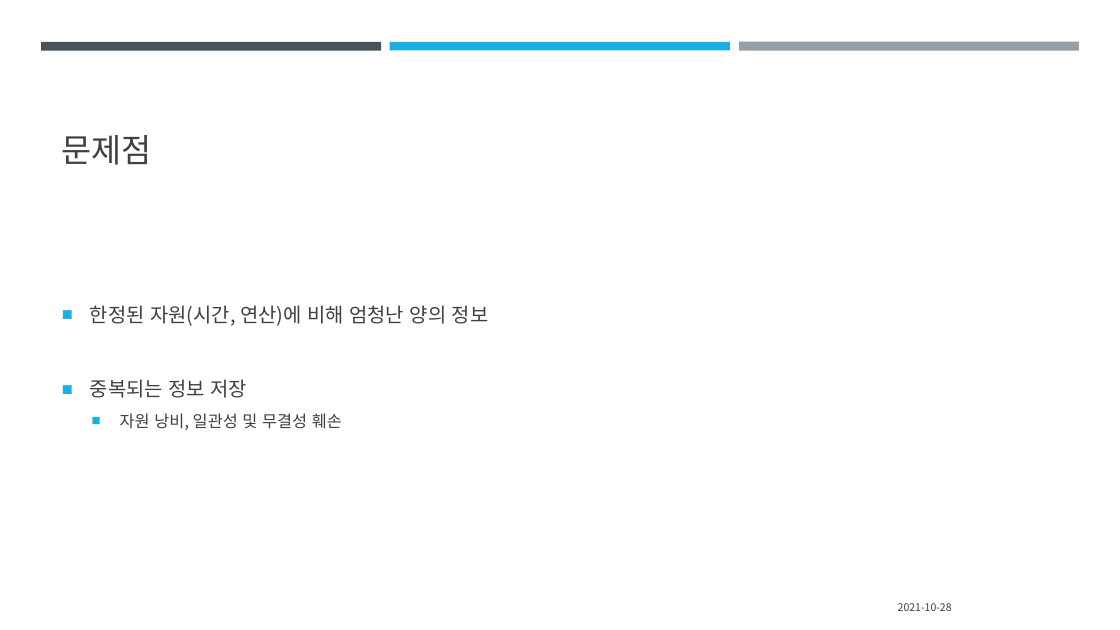
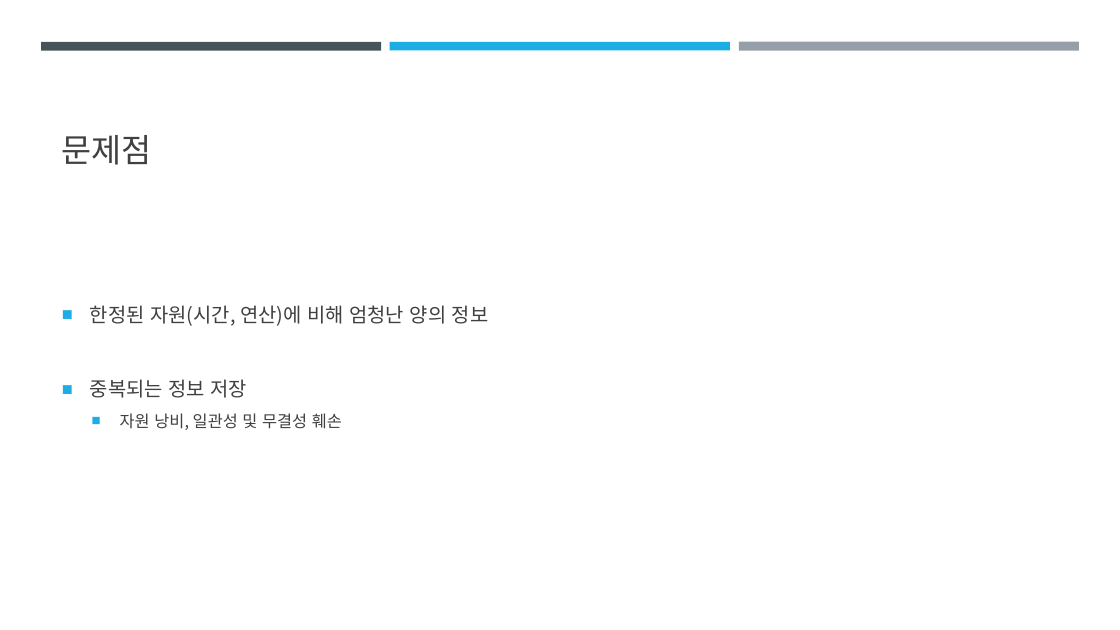
Before and after one commit to Niiok/inha_2021, a slide deck: slide 12 of Saturday/Oct30.pptx. Drawn at 1120x630 pixels with LibreOffice and Linux fonts; fonts in the diff are those of the drawing. Boxes give left, top, right and bottom in pixels: in the first picture for what was removed or moved away, otherwise in the second. Text is boxed around its words. In the diff, an @@ line names an element or a change of style, - is before the commit and + after.

```diff
--- a/Saturday/Oct30.pptx
+++ b/Saturday/Oct30.pptx
@@ text removed at (x1=898, y1=603, x2=952, y2=611) @@
-2021-10-28
```
Also in this commit, not shown: 8 other slides changed, 6 other files.
